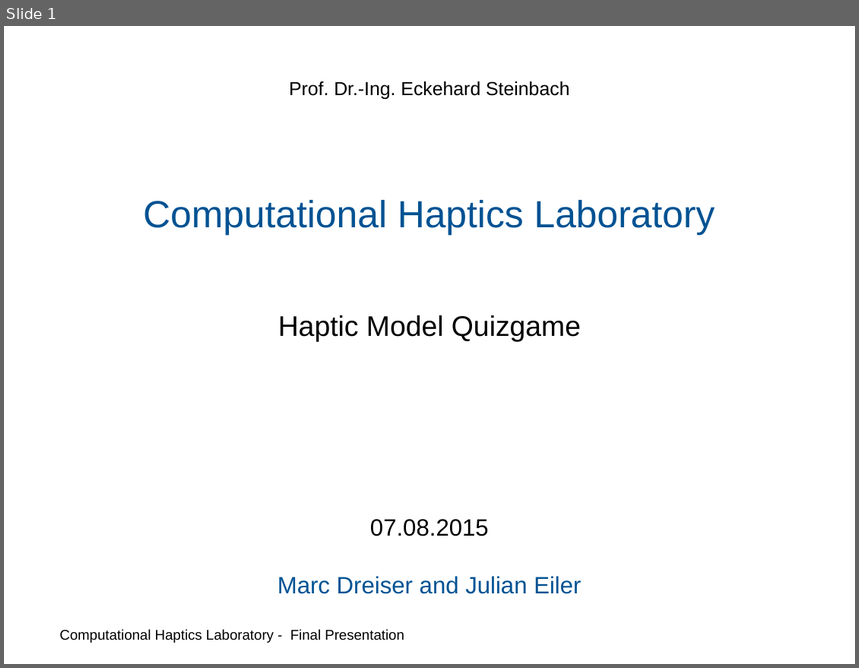
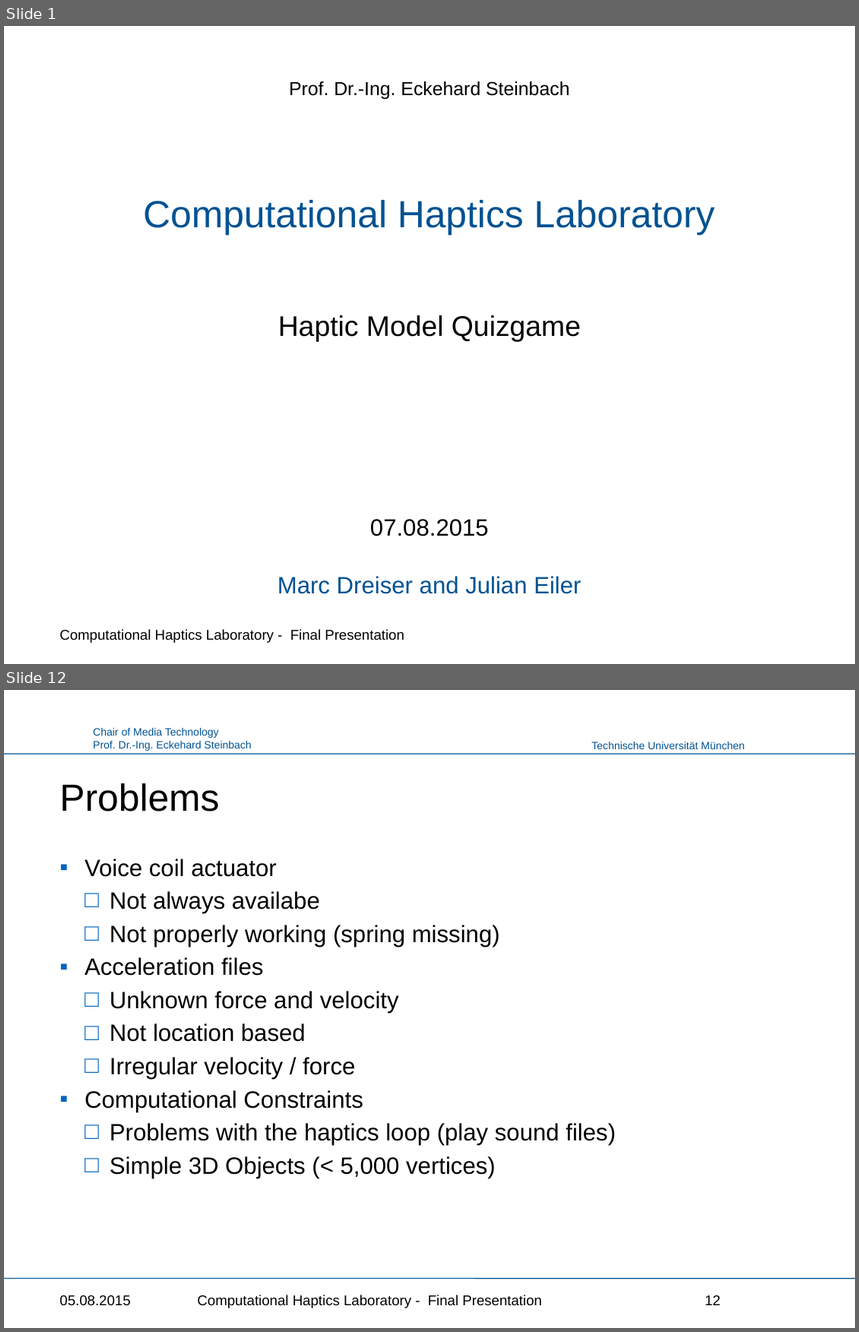
Before and after one commit to Punkbuster0401/HapticsLab, a slide deck: Haptics_Presentation.pptx. Shown one above the other, each under a label of ours: slide 1 before the commit, slides 1 and 12 after it; the slides between them are not shown. The pictures are 859x668 and 859x1332 pixels, drawn with LibreOffice and Linux fonts; fonts in the diff are those of the drawing; background and template pictures are left out. Boxes give left, top, right and bottom in pixels: in the first picture for what was removed or moved away, otherwise in the second. Text is boxed around its words. In the diff, an @@ line names an element or a change of style, - is before the commit and + after.

```diff
--- a/Haptics_Presentation.pptx
+++ b/Haptics_Presentation.pptx
@@ slide 12 added at bbox=[4, 690, 855, 1328], background #FFFFFF @@
@@ text added at bbox=[93, 728, 251, 751], 9 pt, text #005293 @@
+Chair of Media Technology
+Prof. Dr.-Ing. Eckehard Steinbach
@@ line added from (4, 754) to (855, 754), #005293 0.75 pt @@
@@ text added at bbox=[591, 742, 745, 749], 9 pt, text #005293 @@
+Technische Universität München
@@ title added at bbox=[59, 783, 219, 812], 32 pt, text #000000 @@
+Problems
@@ text added at bbox=[85, 859, 616, 1179], 20 pt, text #000000 @@
+▪ Voice coil actuator
+  □ Not always availabe
+  □ Not properly working (spring missing)
+▪ Acceleration files
+  □ Unknown force and velocity
+  □ Not location based
+  □ Irregular velocity / force
+▪ Computational Constraints
+  □ Problems with the haptics loop (play sound files)
+  □ Simple 3D Objects (< 5,000 vertices)
@@ line added from (4, 1279) to (855, 1279), #005293 0.75 pt @@
@@ text added at bbox=[59, 1296, 130, 1306], 12 pt, text #000000 @@
+05.08.2015
@@ text added at bbox=[197, 1295, 542, 1309], 12 pt, text #000000 @@
+Computational Haptics Laboratory - Final Presentation
@@ page number added at bbox=[705, 1296, 721, 1306], 12 pt, text #000000 @@
+12
```
Also in this commit, not shown: 11 slides changed, 5 other slides added, 1 other file.
